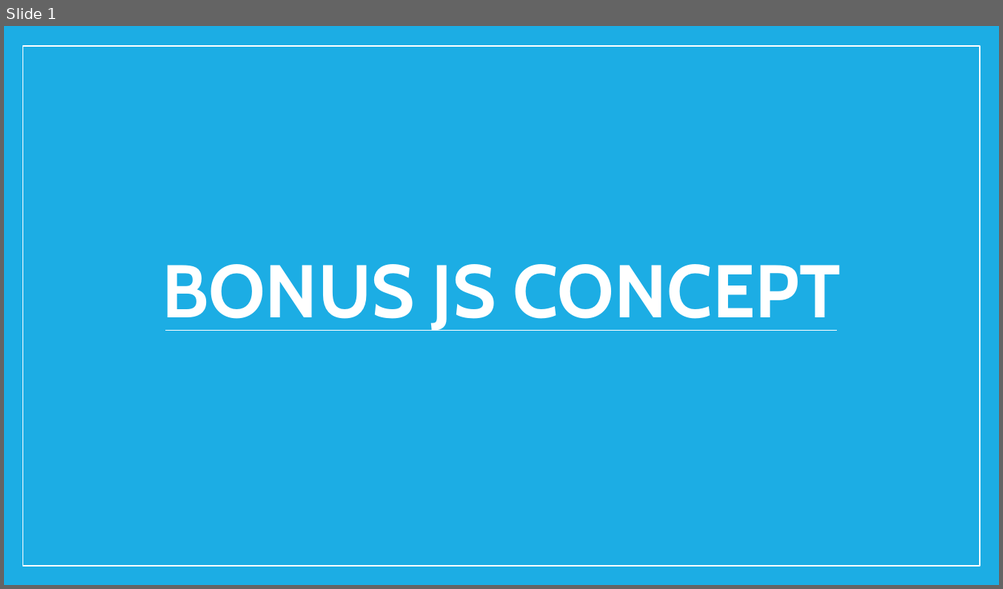
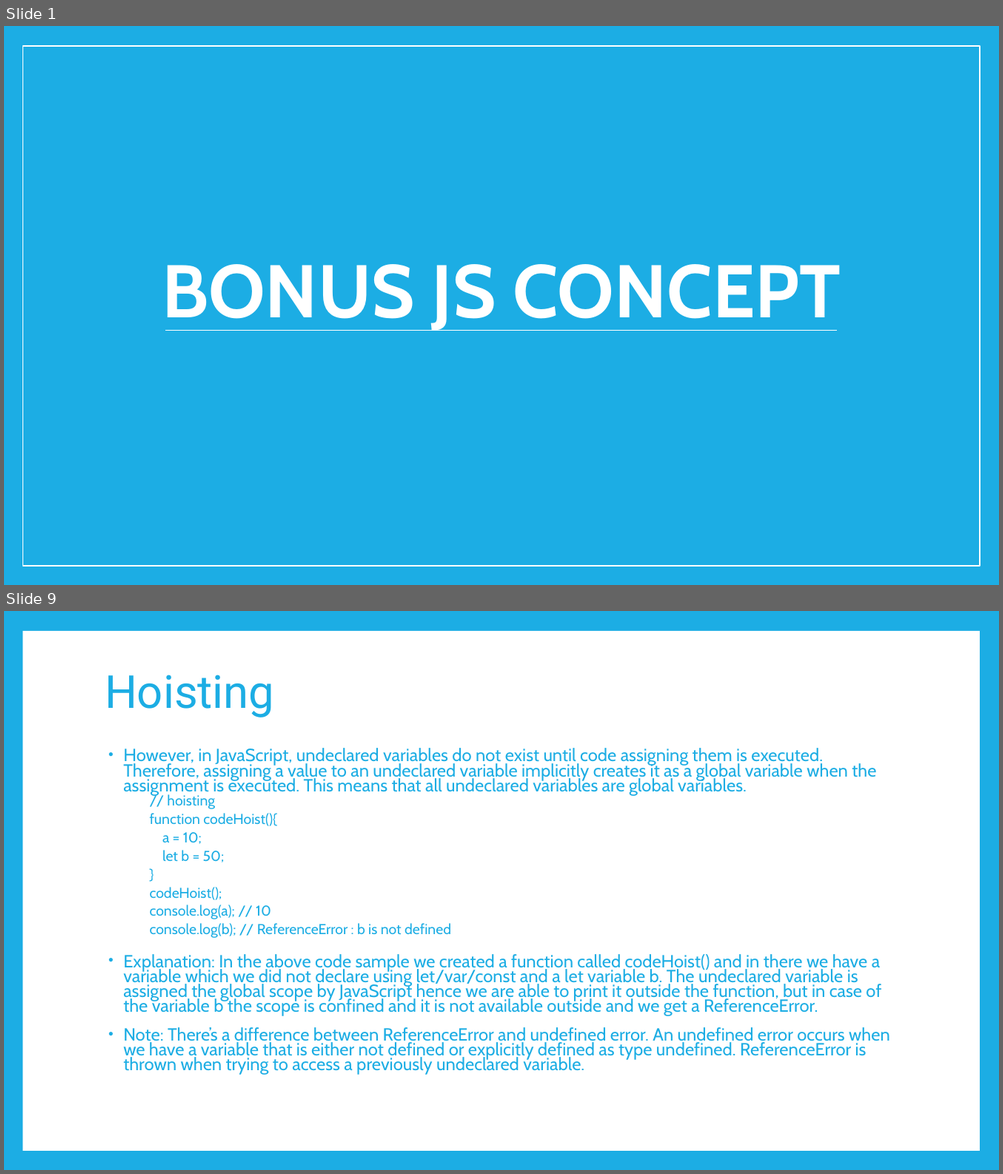
Before and after one commit to PramodJana/JavaScript, a slide deck: GFG JS Course Curriculam/Articles/009 JS Bonus Concept.pptx. Shown one above the other, each under a label of ours: slide 1 before the commit, slides 1 and 9 after it; the slides between them are not shown. The pictures are 1003x589 and 1003x1174 pixels, drawn with LibreOffice and Linux fonts; fonts in the diff are those of the drawing. Boxes give left, top, right and bottom in pixels: in the first picture for what was removed or moved away, otherwise in the second. Text is boxed around its words. In the diff, an @@ line names an element or a change of style, - is before the commit and + after.

```diff
--- a/GFG JS Course Curriculam/Articles/009 JS Bonus Concept.pptx
+++ b/GFG JS Course Curriculam/Articles/009 JS Bonus Concept.pptx
@@ slide 9 added at bbox=[4, 611, 999, 1170], background #1CADE4 @@
@@ rectangle added at bbox=[22, 631, 979, 1151], fill #FFFFFF @@
@@ title added at bbox=[105, 675, 274, 718], 44 pt, text #1CADE4 @@
+Hoisting
@@ text added at bbox=[123, 748, 890, 1075], 17.1 pt, text #1CADE4 @@
+• However, in JavaScript, undeclared variables do not exist until code assigning them is executed. Therefore, assigning a value to an undeclared variable implicitly creates it as a global variable when the assignment is executed. This means that all undeclared variables are global variables.
+    // hoisting
+    function codeHoist(){
+    a = 10;
+    let b = 50;
+    }
+    codeHoist();
+    console.log(a); // 10
+    console.log(b); // ReferenceError : b is not defined
+• Explanation: In the above code sample we created a function called codeHoist() and in there we have a variable which we did not declare using let/var/const and a let variable b. The undeclared variable is assigned the global scope by JavaScript hence we are able to print it outside the function, but in case of the variable b the scope is confined and it is not available outside and we get a ReferenceError.
+• Note: There’s a difference between ReferenceError and undefined error. An undefined error occurs when we have a variable that is either not defined or explicitly defined as type undefined. ReferenceError is thrown when trying to access a previously undeclared variable.
```
Also in this commit, not shown: 12 other slides added, 9 slides removed.
